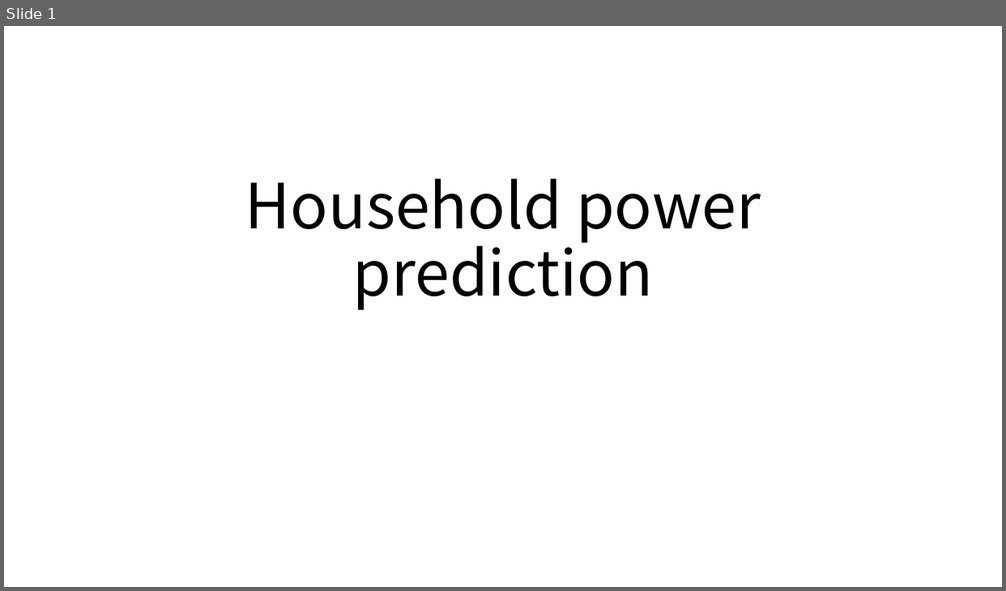
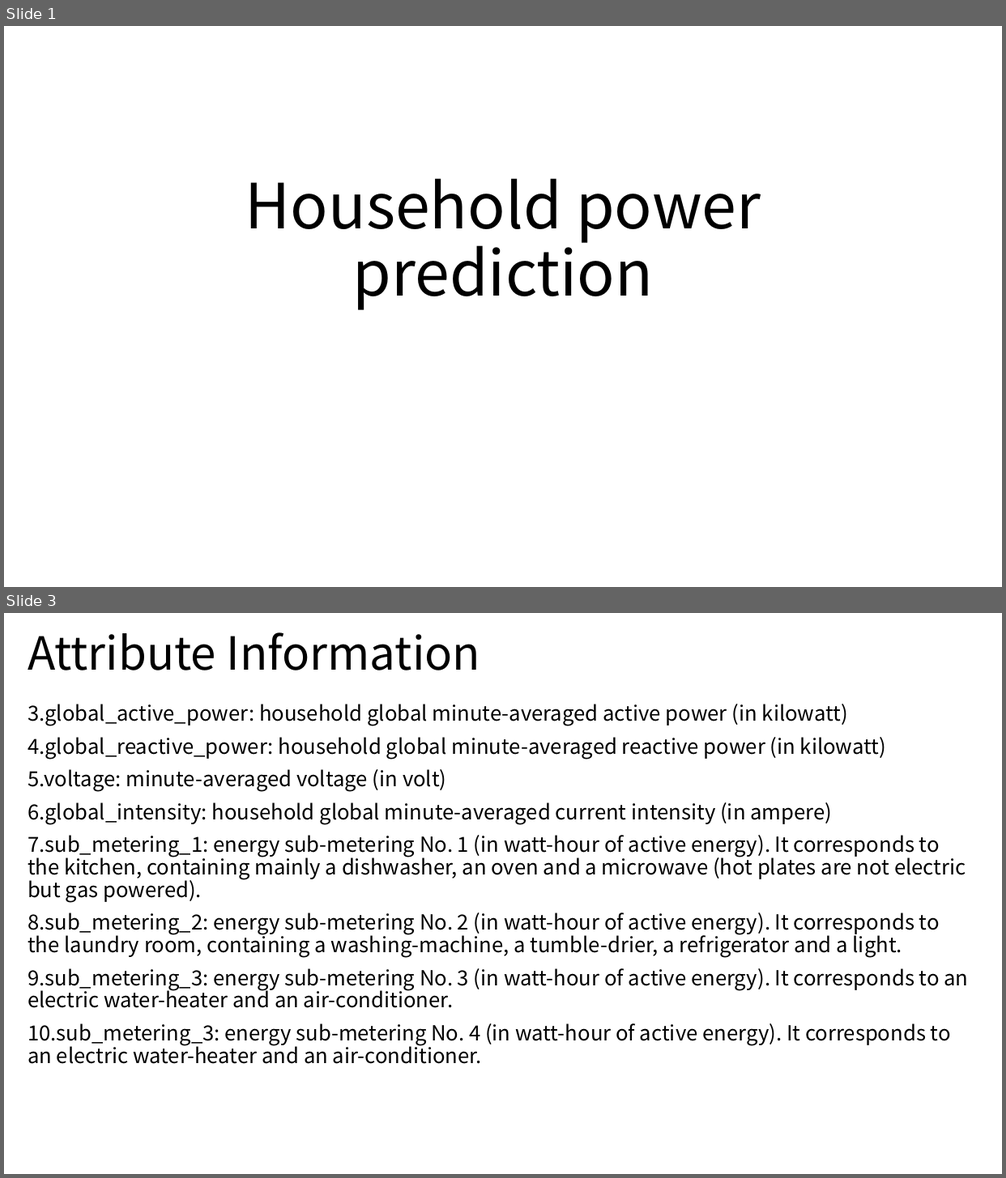
Before and after one commit to gitwetguy/Household_power_prediction, a slide deck: Household_power_prediction.pptx. Shown one above the other, each under a label of ours: slide 1 before the commit, slides 1 and 3 after it; the slides between them are not shown. The pictures are 1006x591 and 1006x1178 pixels, drawn with LibreOffice and Linux fonts; fonts in the diff are those of the drawing. Boxes give left, top, right and bottom in pixels: in the first picture for what was removed or moved away, otherwise in the second. Text is boxed around its words. In the diff, an @@ line names an element or a change of style, - is before the commit and + after.

```diff
--- a/Household_power_prediction.pptx
+++ b/Household_power_prediction.pptx
@@ slide 3 added at (x1=4, y1=613, x2=1002, y2=1174), background #FFFFFF @@
@@ title added at (x1=27, y1=632, x2=481, y2=671), 44 pt, text #000000 @@
+Attribute Information
@@ text added at (x1=27, y1=704, x2=968, y2=1064), 20 pt, text #000000 @@
+3.global_active_power: household global minute-averaged active power (in kilowatt)
+4.global_reactive_power: household global minute-averaged reactive power (in kilowatt)
+5.voltage: minute-averaged voltage (in volt)
+6.global_intensity: household global minute-averaged current intensity (in ampere)
+7.sub_metering_1: energy sub-metering No. 1 (in watt-hour of active energy). It corresponds to the kitchen, containing mainly a dishwasher, an oven and a microwave (hot plates are not electric but gas powered).
+8.sub_metering_2: energy sub-metering No. 2 (in watt-hour of active energy). It corresponds to the laundry room, containing a washing-machine, a tumble-drier, a refrigerator and a light.
+9.sub_metering_3: energy sub-metering No. 3 (in watt-hour of active energy). It corresponds to an electric water-heater and an air-conditioner.
+10.sub_metering_3: energy sub-metering No. 4 (in watt-hour of active energy). It corresponds to an electric water-heater and an air-conditioner.
```
Also in this commit, not shown: 1 slide changed, 13 other slides added.
